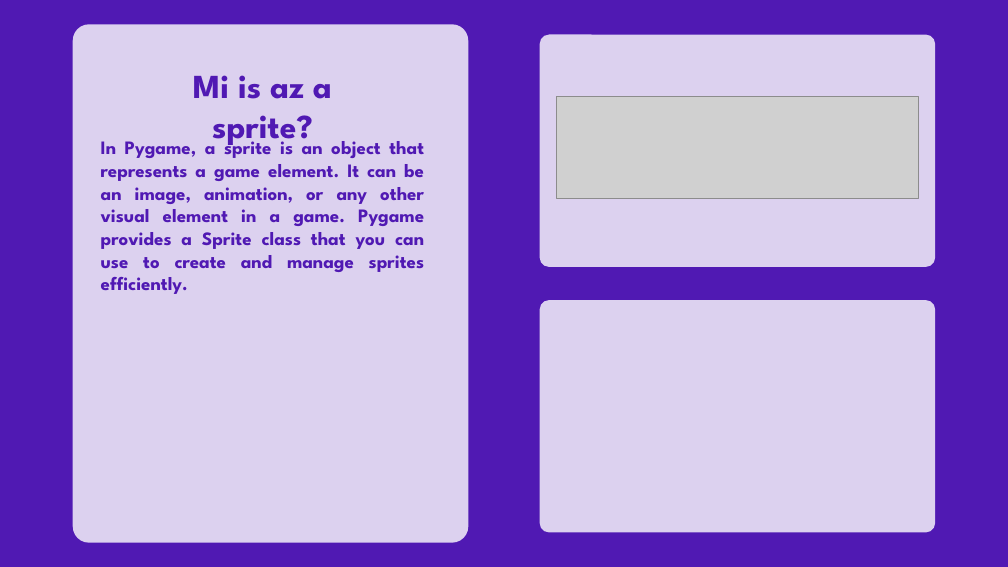
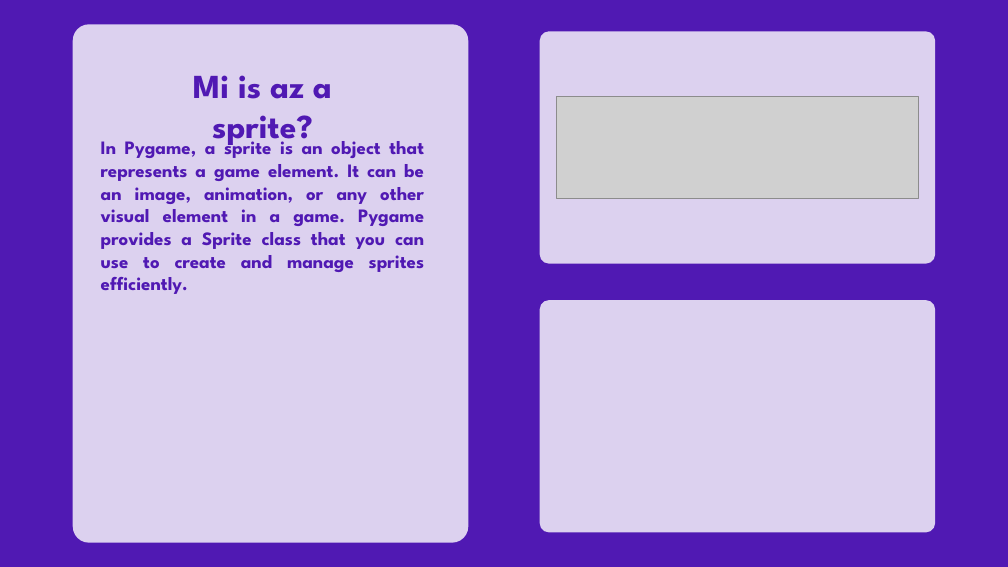
Before and after one commit to Benceszalaiii/HTML-PPT-Project, a slide deck: slide 2 of Prezentáció.pptx (slide 4 before the commit). Drawn at 1008x567 pixels with LibreOffice and Linux fonts; fonts in the diff are those of the drawing; grey boxes stand for pictures. Boxes give left, top, right and bottom in pixels: in the first picture for what was removed or moved away, otherwise in the second. Text is boxed around its words. In the diff, an @@ line names an element or a change of style, - is before the commit and + after.

```diff
--- a/Prezentáció.pptx
+++ b/Prezentáció.pptx
@@ rounded rectangle: place and size @@
-rounded rectangle at bbox=[540, 35, 935, 267]
+rounded rectangle at bbox=[540, 31, 935, 263]
```
Also in this commit, not shown: 2 slides added, 2 slides removed.
